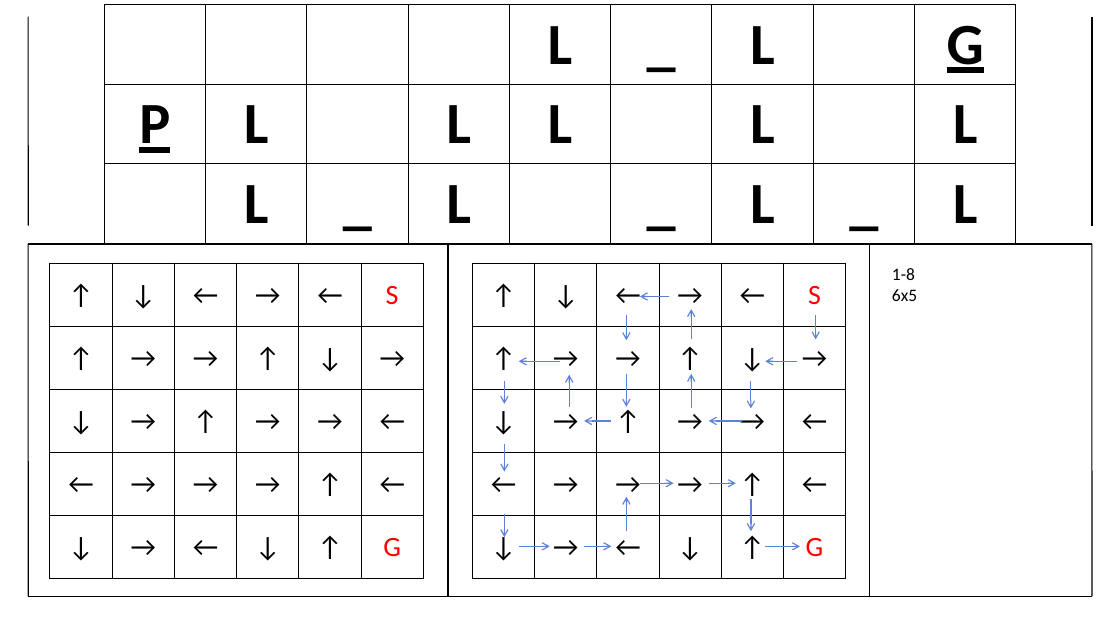
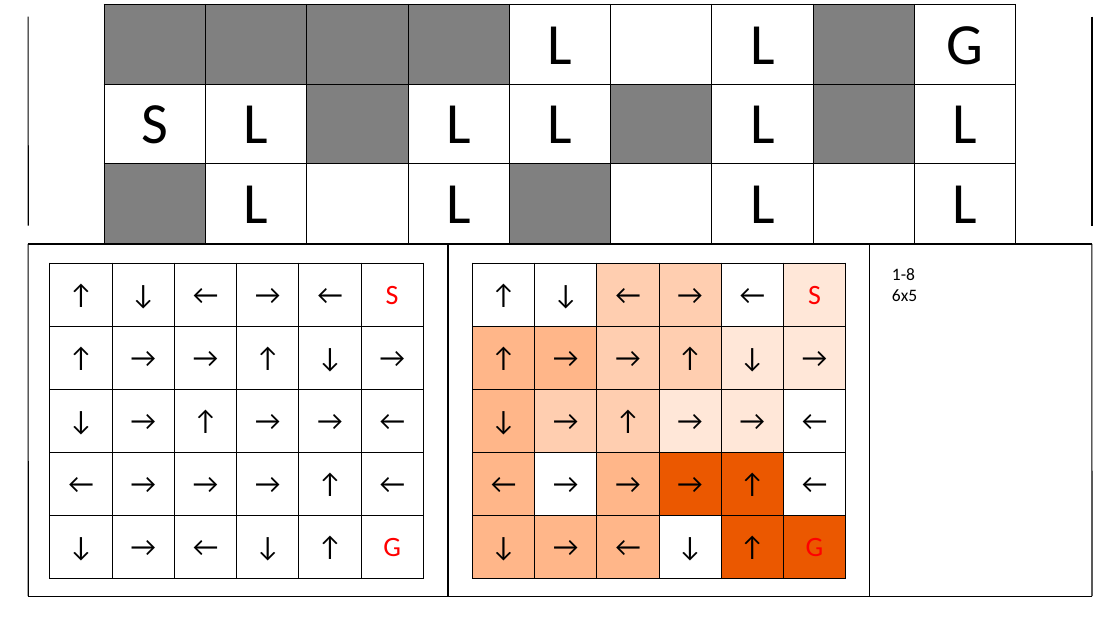
Before and after one commit to BSF0124/Brain-Control, a slide deck: slide 9 of etc/레벨디자인.pptx. Drawn at 1120x630 pixels with LibreOffice and Linux fonts; fonts in the diff are those of the drawing. Boxes give left, top, right and bottom in pixels: in the first picture for what was removed or moved away, otherwise in the second. Text is boxed around its words. In the diff, an @@ line names an element or a change of style, - is before the commit and + after.

```diff
--- a/etc/레벨디자인.pptx
+++ b/etc/레벨디자인.pptx
@@ table at (x1=104, y1=4, x2=1019, y2=239) @@
-row 1, column 6: _
+row 1, column 6: 
-row 2, column 1: P
+row 2, column 1: S
-row 3:  | L | _ | L |  | _ | L | _ | L
+row 3:  | L |  | L |  |  | L |  | L
@@ fill #FFFFFF to #808080 in 10 cells @@
@@ bold off @@
@@ underline off in "G" @@
@@ table at (x1=472, y1=263, x2=845, y2=579) @@
@@ fill none to #FFCEB0 in 6 cells @@
@@ fill none to #FFE7D8 in 5 cells @@
@@ fill none to #FFB689 in 8 cells @@
@@ fill none to #EB5800 in 4 cells @@
@@ elbow arrow removed from (670, 297) to (640, 297) @@
@@ elbow arrow removed from (627, 315) to (627, 340) @@
@@ elbow arrow removed from (691, 339) to (691, 309) @@
@@ elbow arrow removed from (816, 315) to (816, 339) @@
@@ elbow arrow removed from (505, 381) to (505, 404) @@
@@ elbow arrow removed from (560, 361) to (519, 361) @@
@@ elbow arrow removed from (570, 407) to (570, 375) @@
@@ elbow arrow removed from (627, 374) to (627, 407) @@
@@ elbow arrow removed from (691, 408) to (691, 374) @@
@@ elbow arrow removed from (751, 381) to (751, 408) @@
@@ elbow arrow removed from (797, 361) to (765, 361) @@
@@ elbow arrow removed from (505, 444) to (505, 471) @@
@@ elbow arrow removed from (611, 421) to (584, 421) @@
@@ elbow arrow removed from (742, 421) to (709, 421) @@
@@ elbow arrow removed from (627, 531) to (627, 497) @@
@@ elbow arrow removed from (640, 483) to (674, 483) @@
@@ elbow arrow removed from (709, 483) to (736, 483) @@
@@ arrow removed from (751, 499) to (751, 531) @@
@@ elbow arrow removed from (505, 514) to (505, 537) @@
@@ elbow arrow removed from (519, 546) to (550, 546) @@
@@ elbow arrow removed from (584, 546) to (612, 546) @@
@@ arrow removed from (765, 546) to (800, 546) @@
```
Also in this commit, not shown: 17 other slides changed.
